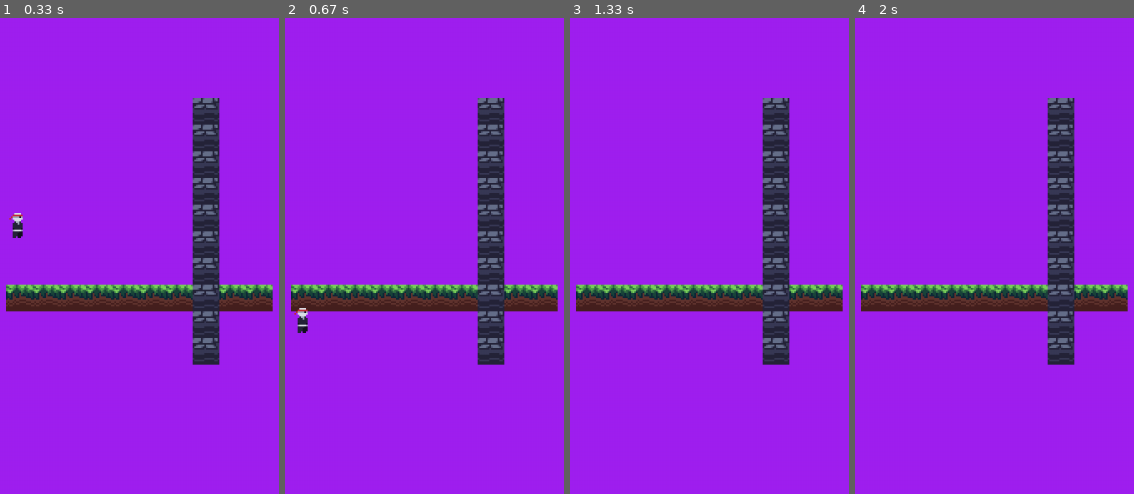
Above: before the commit, frames 1-4 (left to right).
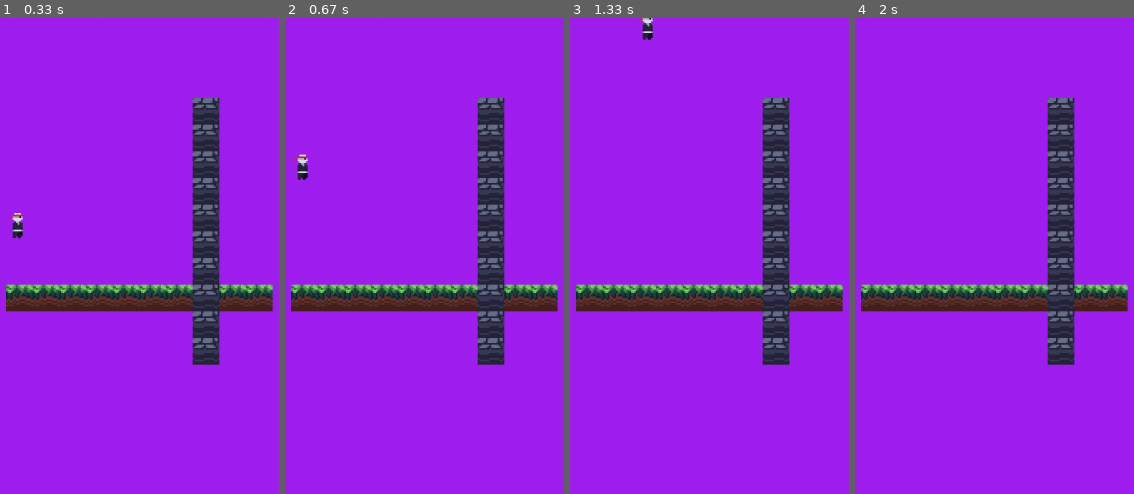
Above: after the commit, the same moments.

Repository: ZLaTaN003/Platformer-pygame
Game: pygame game, started from game.py
Same seed, same stepped clock (60 frames per second), same inputs: the game is played once before the commit and once after it.
Inputs:
- Up to frame 1 (0.33 s): no input
- Up to frame 2 (0.67 s): tap Space at 0.33 s
- Up to frame 3 (1.33 s): hold Right 0.67-1.13 s; tap Space at 0.73, 1.03, 1.23 s; hold Right from 1.17 s (still down)
- Up to frame 4 (2 s): tap Space at 1.53 s; release Right at 1.63 s

Frame 1 is identical in both runs. In frame 2, 0.4% of the frame differs, in the area x 3-9%, y 28-67%; in frame 3, 0.2%; in frame 4, nothing differs.

Commit message:
added collisions and jumping

Diff:
--- a/game.py
+++ b/game.py
@@ -35,9 +35,9 @@
             self.display.fill("purple")
             self.tilemap.draw(self.display)
             self.player.draw(self.display)
-            moved = self.movement[1] - self.movement[0]
+            moved = self.movement[1] - self.movement[0] #+ve -ve movements
             self.player.make_movement_frame((moved, 0))
-            print(self.tilemap.collision_rects(self.player.position))
+            print(self.tilemap.collision_tile_rects(self.player.position))
 
             for event in pygame.event.get():
                 if event.type == pygame.QUIT:
@@ -48,11 +48,14 @@
                         self.movement[0] = 1
                     if event.key == pygame.K_RIGHT:
                         self.movement[1] = 1
+                    if event.key == pygame.K_SPACE:
+                        self.player.velocity[1] = -3
                 if event.type == pygame.KEYUP:
                     if event.key == pygame.K_LEFT:
                         self.movement[0] = 0
                     if event.key == pygame.K_RIGHT:
                         self.movement[1] = 0
+
 
             self.screen.blit(
                 pygame.transform.scale(self.display, self.screen.get_size()), (0, 0)
--- a/src/characters.py
+++ b/src/characters.py
@@ -11,24 +11,56 @@
 class PhysicsBase:
     """Using this as my player blueprint for now"""
 
-    def __init__(self, game: Game,tilemap: TileMap, c_type: str, pos: Iterable[int]) -> None:
+    def __init__(
+        self, game: Game, tilemap: TileMap, c_type: str, pos: Iterable[int]
+    ) -> None:
         self.game = game
-        self.tilmap = tilemap
+        self.tilemap = tilemap
         self.character_type = c_type
         self.position = list(pos)
-        self.velocity = [0,0]
+        self.velocity = [0, 0]
+        self.size = (8, 15)
+
+    def make_movement_frame(self, movement: tuple) -> None:
+        """gets the movement delta
+        movement param is from keypress"""
+        frame_movement = (
+            self.velocity[0] + movement[0],
+            self.velocity[1] + movement[1],
+        )
+
+        self.position[0] += frame_movement[0]
 
 
-    def make_movement_frame(self,movement: tuple) -> None:
-        """gets the movement delta
-        movement param is from keypress"""
-        frame_movement = (self.velocity[0] + movement[0] , self.velocity[1] + movement[1])
-        self.velocity[1] = min(5, self.velocity[1] + 0.1) #terminal velocity
-        self.position[0] += frame_movement[0]
+        player_rect = self.rect()
+        for tile_rect in self.tilemap.collision_tile_rects(self.position):
+            if player_rect.colliderect(tile_rect):
+                if frame_movement[0] > 0:  # moves right +ve value of movement
+                    player_rect.right = tile_rect.left  # makes collision possible by changing the player_rect and tile_rect sides
+                if frame_movement[0] < 0:  # move left -ve
+                    player_rect.left = tile_rect.right
+                self.position[0] = player_rect.x  # change position of player to new position
+
         self.position[1] += frame_movement[1]
+        player_rect = self.rect()
+        for tile_rect in self.tilemap.collision_tile_rects(self.position):
+            if player_rect.colliderect(tile_rect):
+                if frame_movement[1] > 0:  # moves down +ve value of movement
+                    player_rect.bottom = tile_rect.top  # makes collision possible
+                    self.velocity[1] = 0
+                if frame_movement[1] < 0:  # move up -ve
+                    player_rect.top = tile_rect.bottom
+                self.position[1] = player_rect.y
 
+        self.velocity[1] = min(5, self.velocity[1] + 0.1)  # terminal velocity
 
-    def draw(self,surface: pygame.Surface) -> None:
+    def draw(self, surface: pygame.Surface) -> None:
         "draws the player"
         player = self.game.data["player"]
-        surface.blit(player,self.position)
+        surface.blit(player, self.position)
+
+    def rect(self):
+        """player rect"""
+        return pygame.Rect(
+            self.position[0], self.position[1], self.size[0], self.size[1]
+        )
--- a/src/tile.py
+++ b/src/tile.py
@@ -16,7 +16,7 @@
             {}
         )  # stores the  tile with its types its index of img list pos of grid column and row
 
-        for i in range(10):
+        for i in range(10): #grid of tilemap
             self.tilemap[(3 + i, 10)] = {
                 "type": "grass",
                 "index": 1,
@@ -69,7 +69,7 @@
 
         return neighbours
 
-    def collision_rects(self, pos: tuple):
+    def collision_tile_rects(self, pos: tuple):
         """Gets a list of tile rects for collision"""
         tile_rects = []
         for neighbour_tile in self.find_neighbour_tiles(pos):
